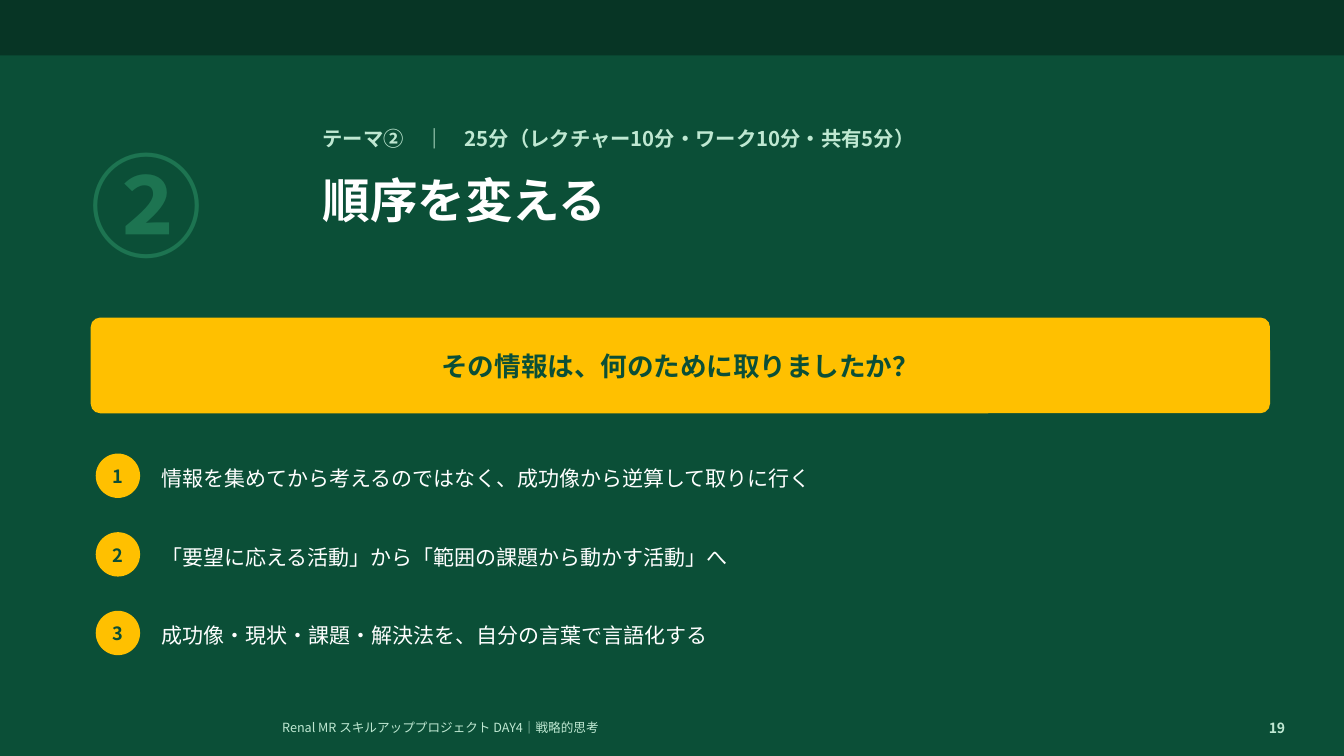
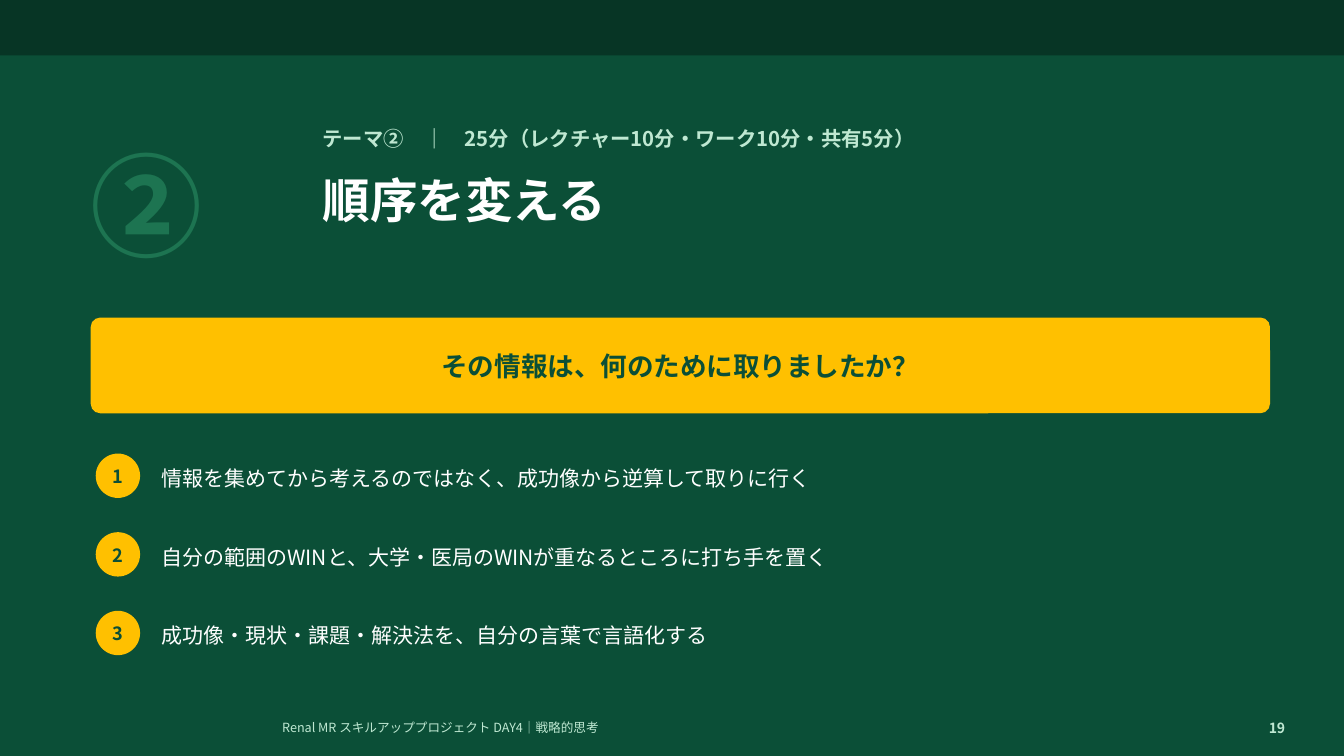
Before and after one commit to TAKUYA-1187/Claude, a slide deck: slide 19 of novartis_training/DAY4_ちょっと分かるだけで世界が変わる.pptx. Drawn at 1344x756 pixels with LibreOffice and Linux fonts; fonts in the diff are those of the drawing; background and template pictures are left out. Boxes give left, top, right and bottom in pixels: in the first picture for what was removed or moved away, otherwise in the second. Text is boxed around its words. In the diff, an @@ line names an element or a change of style, - is before the commit and + after.

```diff
--- a/novartis_training/DAY4_ちょっと分かるだけで世界が変わる.pptx
+++ b/novartis_training/DAY4_ちょっと分かるだけで世界が変わる.pptx
@@ text at [161,547,828,567]: text changed @@
-「要望に応える活動」から「範囲の課題から動かす活動」へ
+自分の範囲のWINと、大学・医局のWINが重なるところに打ち手を置く
```
Also in this commit, not shown: 19 other slides changed, 1 slide added, 2 other files.
